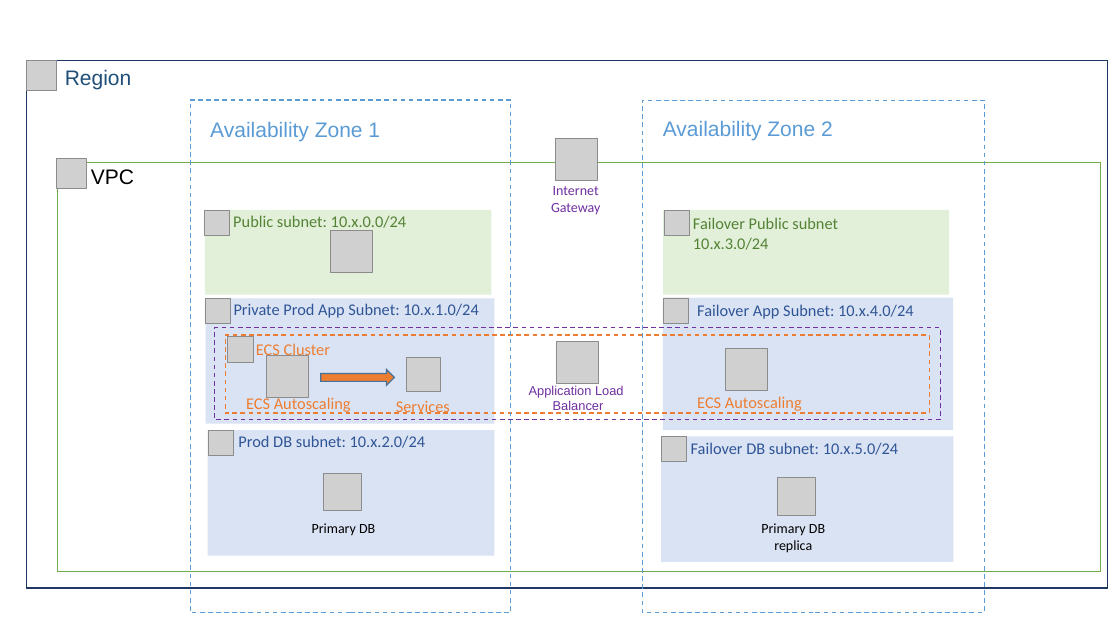
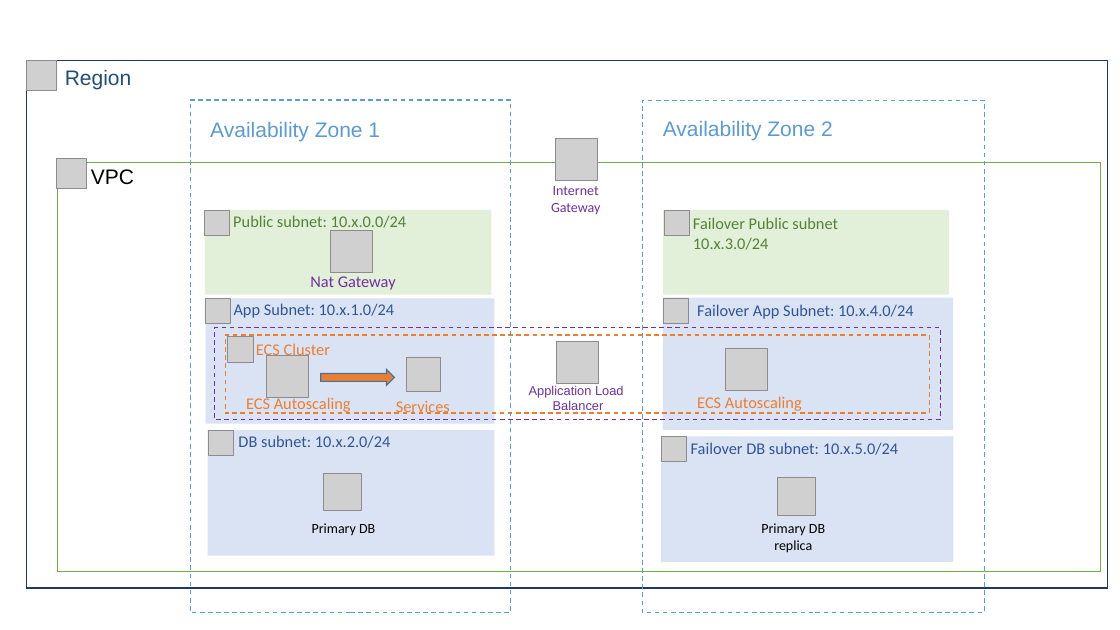
Before and after one commit to jmckeeota/terraform_3_tier_ecs_example, a slide deck: slide 1 of Design.pptx. Drawn at 1120x630 pixels with LibreOffice and Linux fonts; fonts in the diff are those of the drawing; grey boxes stand for pictures. Boxes give left, top, right and bottom in pixels: in the first picture for what was removed or moved away, otherwise in the second. Text is boxed around its words. In the diff, an @@ line names an element or a change of style, - is before the commit and + after.

```diff
--- a/Design.pptx
+++ b/Design.pptx
@@ text added at (310, 276, 396, 290), 14 pt, text #7030A0 @@
+Nat Gateway
@@ text at (234, 303, 394, 318): text changed @@
-Private Prod App Subnet: 10.x.1.0/24
+App Subnet: 10.x.1.0/24
@@ text at (238, 435, 390, 448): text changed @@
-Prod DB subnet: 10.x.2.0/24
+DB subnet: 10.x.2.0/24
```
Also in this commit, not shown: 1 other file.
